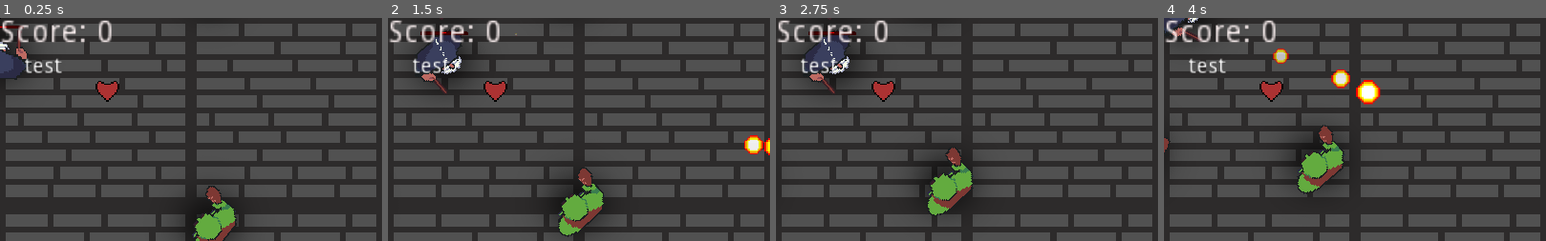
Above: before the commit, frames 1-4 (left to right).
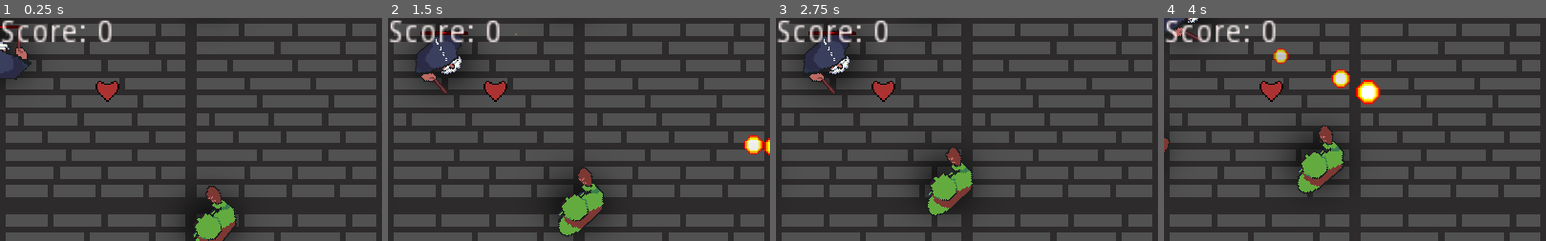
Above: after the commit, the same moments.

Repository: SuperBrainBro/SecondThoughts
Game: Godot game, scene res://Main/Main.tscn
Two runs of this game, one before a commit and one after it. Both use one fixed random seed, a clock stepped at 60 frames per second and the inputs below. The engine's default icon, where the game draws it, is replaced by a stand-in: a white triangle on a blue panel in a dark square.
Inputs (mouse positions are % of the whole screen's width and height, from its top left):
- Up to frame 1 (0.25 s): no input
- Up to frame 2 (1.5 s): move the mouse to (72, 45) at 0.52 s; hold D (move_right) 0.53-1.28 s; click (72, 45) at 0.6 s; move the mouse to (30, 55) at 1.27 s; hold S (move_down) from 1.28 s (still down); tap Tab (change_player) at 1.35 s
- Up to frame 3 (2.75 s): move the mouse to (60, 28) at 2.02 s; release S (move_down) at 2.03 s; hold D (move_right) from 2.03 s (still down); click (60, 28) at 2.1 s
- Up to frame 4 (4 s): move the mouse to (45, 70) at 2.77 s; release D (move_right) at 2.78 s; hold W (move_up) 2.78-3.53 s; tap Tab (change_player) at 2.85 s; move the mouse to (80, 65) at 3.52 s; hold A (move_left) from 3.53 s (still down); click (80, 65) at 3.6 s
The pictures show only the part of the screen within x 0-50%, y 0-50%; the shares and areas given below are measured in that part.

The runs differ from the first frame. In frame 1, 0.3% of the frame differs, in the area x 6-17%, y 17-25%; in frame 2, 0.3%; in frame 3, 0.3%; in frame 4, 0.3%.
Error in both runs: Trying to assign value of type 'Node2D' to a variable of type 'Camera2D'. (res://Main/Main.gd:9)

Commit message:
removed the label test
removed test for Nooh to test out commits

Diff:
--- a/WGJ136/Main/Main.tscn
+++ b/WGJ136/Main/Main.tscn
@@ -277,14 +277,3 @@
 
 [node name="ScoreTimer" type="Timer" parent="."]
 autostart = true
-
-[node name="Label" type="Label" parent="."]
-margin_left = 33.3201
-margin_top = 52.3602
-margin_right = 73.3201
-margin_bottom = 66.3602
-rect_scale = Vector2( 2, 2 )
-text = "test"
-__meta__ = {
-"_edit_use_anchors_": false
-}
